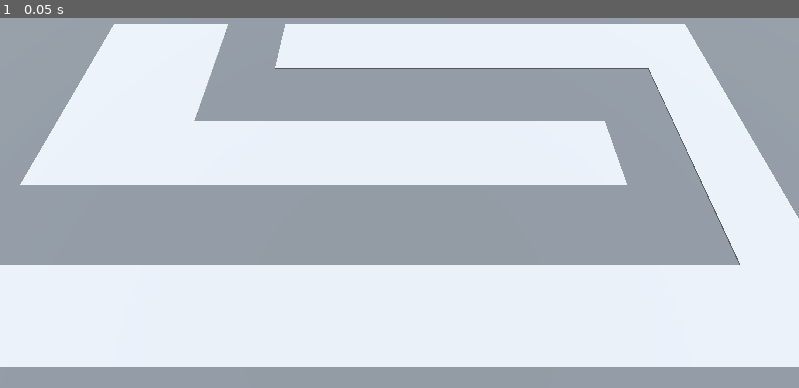
Above: before the commit, frame 1.
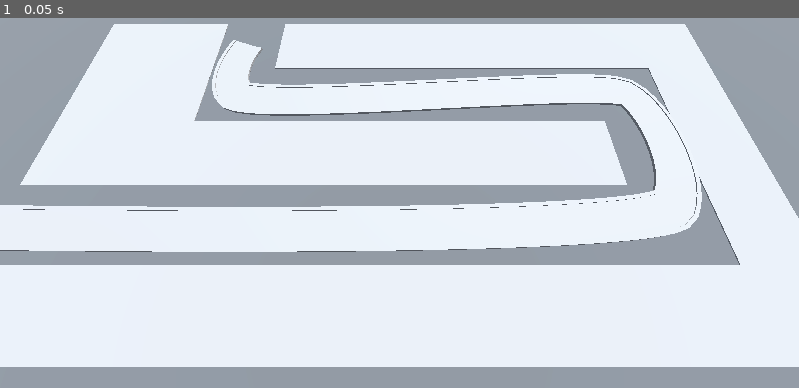
Above: after the commit, the same moment.

Repository: pyxn/godot-barbarian-blaster
Game: Godot game, scene res://Scenes/BaseLevel.tscn
Same seed, same stepped clock (60 frames per second), same inputs: the game is played once before the commit and once after it. The project has no main scene, so this scene is started directly.
Inputs:
- Up to frame 1 (0.05 s): no input

The runs differ from the first frame. In frame 1, 17% of the frame differs, in the area x 0-88%, y 5-64%.

Commit message:
create mesh from path 3d

Diff:
--- a/Scenes/BaseLevel.tscn
+++ b/Scenes/BaseLevel.tscn
@@ -17,6 +17,13 @@
 
 [sub_resource type="StandardMaterial3D" id="StandardMaterial3D_tbv72"]
 albedo_color = Color(0.297706, 0.297706, 0.297706, 1)
+
+[sub_resource type="Curve3D" id="Curve3D_ex7ti"]
+_data = {
+"points": PackedVector3Array(0, 0, 0, 0, 0, 0, -23.162, 0, 6.19139, -1.5, 0, 1.7, 1.5, 0, -1.7, 13.9703, 0, 5.17022, 1.2, 0, 1.3, -1.2, 0, -1.3, 13.9915, 0, -1.95796, 1.1, 0, 1.6, -1.1, 0, -1.6, -10.1602, 0, -1.97913, 0, 0, 0, 0, 0, 0, -10.1602, 0, -6.04322),
+"tilts": PackedFloat32Array(0, 0, 0, 0, 0)
+}
+point_count = 5
 
 [node name="BaseLevel" type="Node3D"]
 
@@ -42,3 +49,45 @@
 data = {
 "cells": PackedInt32Array(65535, 65534, 0, 65535, 2, 0, 65531, 65535, 0, 4, 65535, 0, 65531, 65534, 0, 65531, 0, 0, 655 …(306 unchanged characters)…
 }
+
+[node name="Path3D" type="Path3D" parent="."]
+curve = SubResource("Curve3D_ex7ti")
+
+[node name="Road" type="CSGPolygon3D" parent="Path3D"]
+polygon = PackedVector2Array(-1, 0, -1, 0.1, 1, 0.1, 1, 0)
+mode = 2
+path_node = NodePath("..")
+path_interval_type = 0
+path_interval = 0.5
+path_simplify_angle = 0.0
+path_rotation = 2
+path_local = false
+path_continuous_u = true
+path_u_distance = 1.0
+path_joined = false
+
+[node name="LeftEdge" type="CSGPolygon3D" parent="Path3D"]
+polygon = PackedVector2Array(-1.1, 0, -1.1, 0.15, -0.9, 0.15, -0.9, 0)
+mode = 2
+path_node = NodePath("..")
+path_interval_type = 0
+path_interval = 0.5
+path_simplify_angle = 0.0
+path_rotation = 2
+path_local = false
+path_continuous_u = true
+path_u_distance = 1.0
+path_joined = false
+
+[node name="RightEdge" type="CSGPolygon3D" parent="Path3D"]
+polygon = PackedVector2Array(1.1, 0, 1.1, 0.15, 0.9, 0.15, 0.9, 0)
+mode = 2
+path_node = NodePath("..")
+path_interval_type = 0
+path_interval = 0.5
+path_simplify_angle = 0.0
+path_rotation = 2
+path_local = false
+path_continuous_u = true
+path_u_distance = 1.0
+path_joined = false
Not shown: 1 places in Scenes/BaseLevel.tscn that only renumber resources
